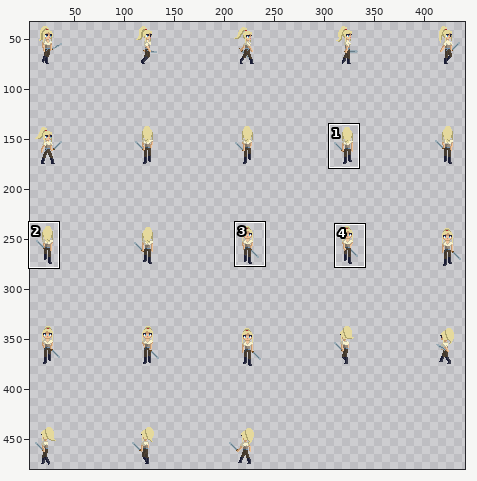
Sprite sheet -- Assets/Sprites/Rue/Done anims/Sword/Rue_Walk_Sword_sprite-Sheet.png. Above, an overview of the earlier version with the close-up marked.
Close-up. Before the edit:
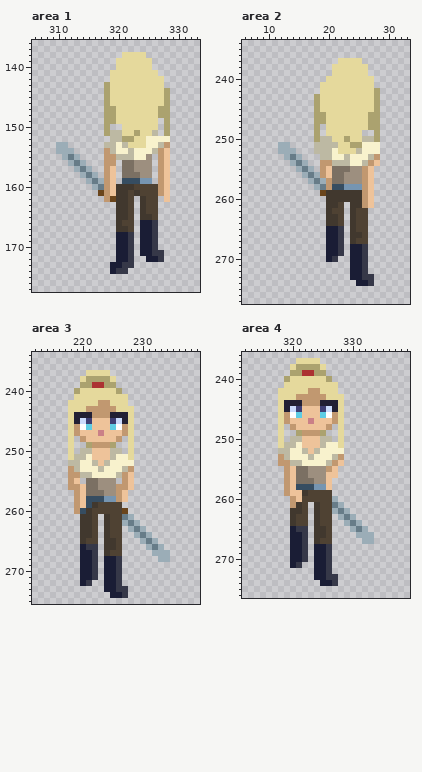
The file is 500x500 pixels. Shown: area 1: x 306..333, y 136..177; area 2: x 6..33, y 234..277; area 3: x 212..239, y 234..275; area 4: x 312..339, y 236..276. The wide view leaves out empty margins. The commit also changed other parts of the picture, which this record leaves out.
New version:
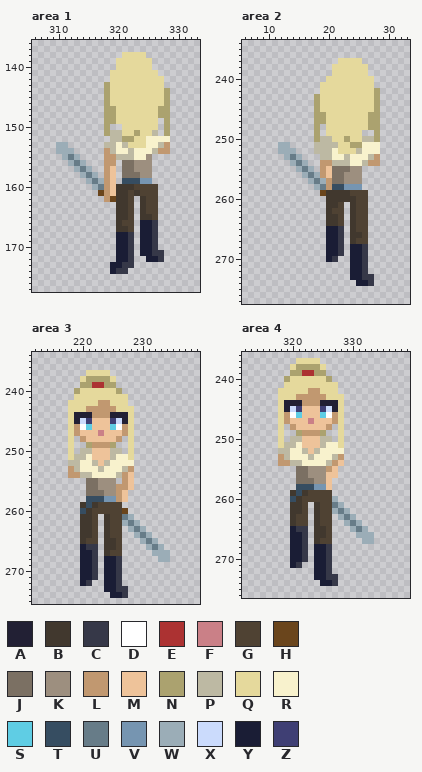
Palette (. is transparent): A #222034  B #41382e  C #363848  D #ffffff  E #ac3232  F #ca8087  G #4f4233  H #6a451c  J #7b7063  K #9d8f7f  L #c19870  M #eec39a  N #aba26f  P #bdb9a3  Q #e5d99c  R #f8f2cd  S #5fcde4  T #364d61  U #677c88  V #7695b1  W #9badb7  X #cbdbfc  Y #1a1d35  Z #3f3f74
Edits made:
Area 1:
y 154: x 328 M -> L
y 155..161: x 327..328 LM -> ..
y 162: x 328 M -> .
Area 2:
y 254: x 28 M -> L
y 255..258: x 26..27 LM -> ..
y 259: x 24..27 BBLM -> GGG.
y 260..261: x 25..27 BLM -> GG.
Area 3:
y 255: x 218..219 LM -> ..
y 256: x 218..220 LLM -> ...
y 257..258: x 219..220 LM -> ..
y 259: x 219..220 LM -> .B
y 260: x 219 L -> .
Area 4:
y 255..258: x 319..320 LM -> ..
y 259: x 319..321 LMM -> .BT
y 260: x 320..321 LM -> TB
y 261: x 320 L -> B
